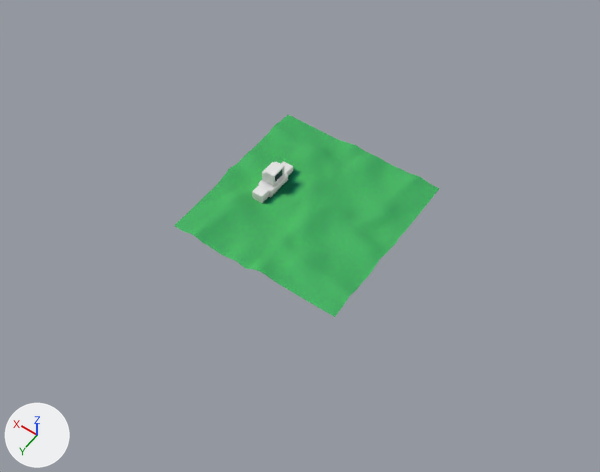
Renders of the Blender file GrassWorld.blend from each side of a commit.
The view is the same before and after, from a camera (50 mm lens) standing at (-220.0, 288.0, 447.0) and looking at (-11.0, -5.0, -13.0). Every picture has the same lights, and +X, +Y and +Z are marked at lower left.

In view in the first picture: 'Grassplane'.
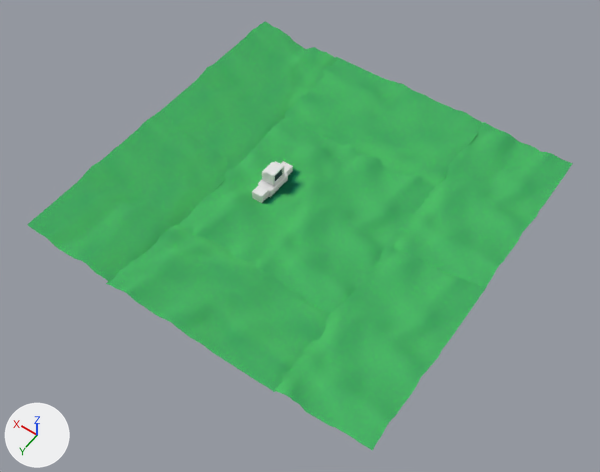
Edits to the bpy script that builds the scene:
```text
Add ob_grassplane_006:
    ob_grassplane_006 = bpy.data.objects.new('Grassplane.006', me_plane_008)  # 627 vertices, 576 faces; spans x -22.7..11.0, y -6.8..12.7, z -0.8..1.9; in mat_grassyhills_007 (picture img_grassyfield_007)
    ob_grassplane_006.location = (82.1, 17.6, 2.6)
    ob_grassplane_006.rotation_euler = (0.216, -0.00176, -1.571)  # degrees (12, -0.1, -90)
    ob_grassplane_006.scale = (4.05, 4.05, 4.05)
Add ob_grassplane_005:
    ob_grassplane_005 = bpy.data.objects.new('Grassplane.005', me_plane_007)  # 627 vertices, 576 faces; spans x -23.2..11.7, y -6.2..12.7, z -0.7..2.3; in mat_grassyhills_006 (picture img_grassyfield_006)
    ob_grassplane_005.location = (82.4, -110.3, 2.9)
    ob_grassplane_005.rotation_euler = (0.216, -0.00176, -1.571)  # degrees (12, -0.1, -90)
    ob_grassplane_005.scale = (4.05, 4.05, 4.05)
Add ob_grassplane_004:
    ob_grassplane_004 = bpy.data.objects.new('Grassplane.004', me_plane_006)  # 627 vertices, 576 faces; spans x -23.4..11.0, y -6.4..12.7, z -0.9..1.5; in mat_grassyhills_005 (picture img_grassyfield_005)
    ob_grassplane_004.location = (-90.9, 64.3, 1.2)
    ob_grassplane_004.rotation_euler = (0.11, -0.00177, 1.571)  # degrees (6.3, -0.1, 90)
    ob_grassplane_004.scale = (4.05, 4.05, 4.05)
Add ob_grassplane_003:
    ob_grassplane_003 = bpy.data.objects.new('Grassplane.003', me_plane_005)  # 627 vertices, 576 faces; spans x -22.7..11.2, y -6.7..12.7, z -1.2..2.0; in mat_grassyhills_004 (picture img_grassyfield_004)
    ob_grassplane_003.location = (-90.9, -70.1, 1.2)
    ob_grassplane_003.rotation_euler = (0.11, -0.00177, 1.571)  # degrees (6.3, -0.1, 90)
    ob_grassplane_003.scale = (4.05, 4.05, 4.05)
Add ob_grassplane_002:
    ob_grassplane_002 = bpy.data.objects.new('Grassplane.002', me_plane_004)  # 627 vertices, 576 faces; spans x -22.7..11.0, y -6.1..12.7, z -0.7..0.9; in mat_grassyhills_003 (picture img_grassyfield_003)
    ob_grassplane_002.location = (-28.1, -110.0, 1.2)
    ob_grassplane_002.rotation_euler = (0.11, -0.00177, 3.142)  # degrees (6.3, -0.1, 180)
    ob_grassplane_002.scale = (4.05, 4.05, 4.05)
Add ob_grassplane_001:
    ob_grassplane_001 = bpy.data.objects.new('Grassplane.001', me_plane_003)  # 627 vertices, 576 faces; spans x -22.7..11.2, y -6.1..12.7, z -0.9..0.9; in mat_grassyhills_002 (picture img_grassyfield_002)
    ob_grassplane_001.location = (17.9, 59.9, -0.2)
    ob_grassplane_001.rotation_euler = (0.11, -0.00177, 0.00839)  # degrees (6.3, -0.1, 0.5)
    ob_grassplane_001.scale = (4.05, 4.05, 4.05)
```

What differs and where, as boxes [x1, y1, x2, y2] in the pictures (600 x 472 px):
'Grassplane.004', added (green)
    after: [274, 246, 485, 451]
'Grassplane.001', added (green)
    after: [106, 225, 331, 392]
'Grassplane.006', added (green)
    after: [27, 111, 228, 282]
'Grassplane.003', added (green)
    after: [393, 122, 573, 291]
'Grassplane.002', added (green)
    after: [285, 57, 483, 187]
'Grassplane.005', added (green)
    after: [159, 21, 338, 170]
